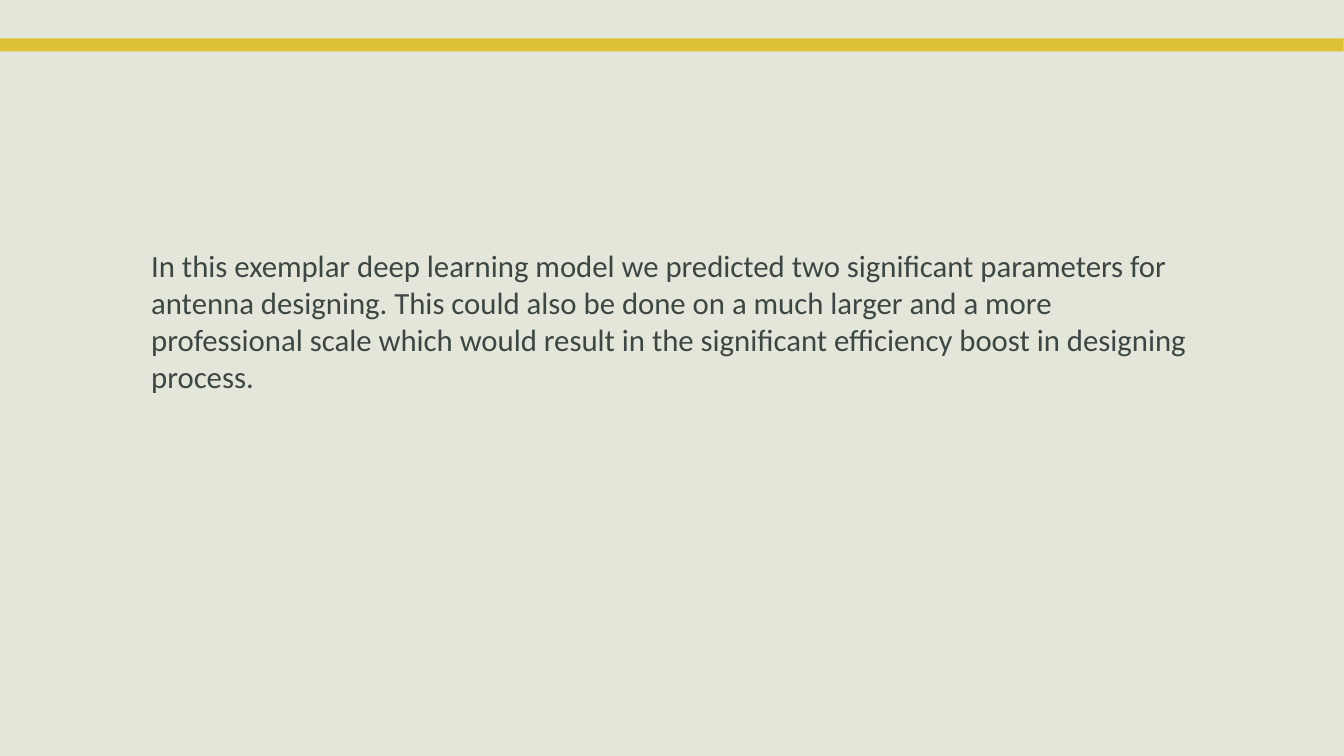
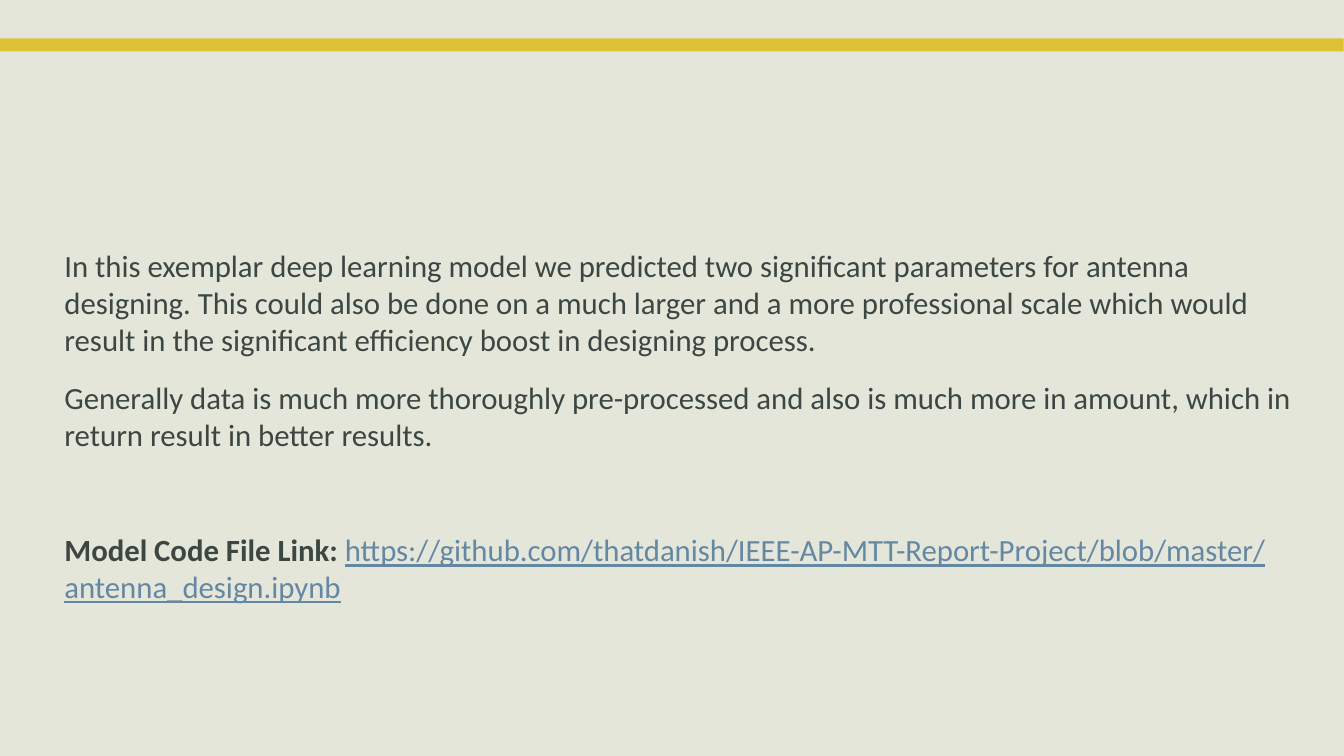
Before and after one commit to thatdanish/IEEE-AP-MTT-Report-Project, a slide deck: slide 6 of Antenna Design Deep Learning Model.pptx. Drawn at 1344x756 pixels with LibreOffice and Linux fonts; fonts in the diff are those of the drawing; background and template pictures are left out. Boxes give left, top, right and bottom in pixels: in the first picture for what was removed or moved away, otherwise in the second. Text is boxed around its words. In the diff, an @@ line names an element or a change of style, - is before the commit and + after.

```diff
--- a/Antenna Design Deep Learning Model.pptx
+++ b/Antenna Design Deep Learning Model.pptx
@@ text "In this exemplar deep learning ..." moved from (x1=151, y1=255, x2=1186, y2=393) to (x1=64, y1=255, x2=1290, y2=603) @@
@@ text at (x1=64, y1=387, x2=1290, y2=603): paragraphs added @@
+Generally data is much more thoroughly pre-processed and also is much more in amount, which in return result in better results.
+Model Code File Link: https://github.com/thatdanish/IEEE-AP-MTT-Report-Project/blob/master/antenna_design.ipynb
```
Also in this commit, not shown: 3 other slides changed, 4 other files.
